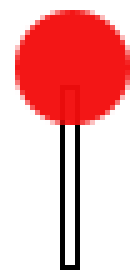
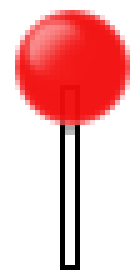
Two versions of the same layered image (140x280). Layer-by-layer changes:
added layer "Layer 1 copy" (hard light, 55%) above "Layer 1" over box(20, 10, 95, 90)
renamed "Ellipse 1" to "candy", painted on it, unmasked it over box(15, 10, 130, 125)
renamed "Rectangle 1" to "stick", painted on it, unmasked it over box(60, 115, 80, 135)
